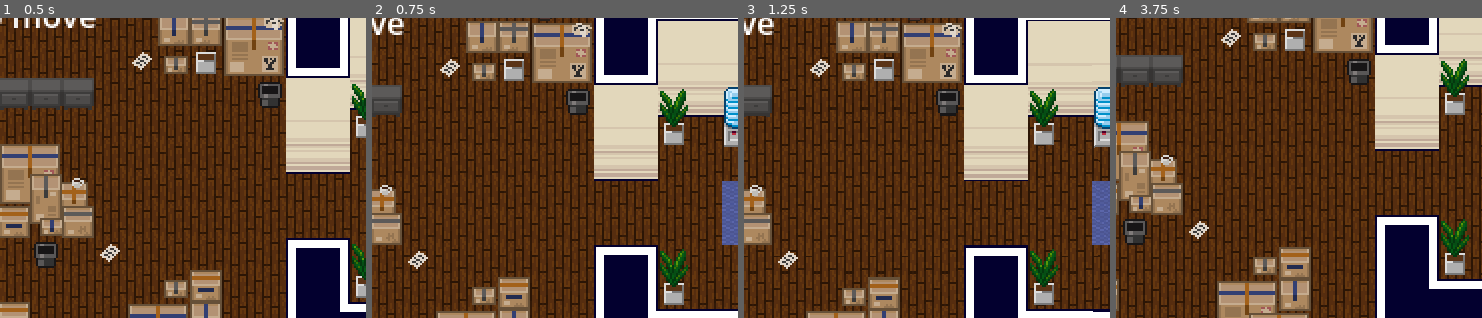
Above: before the commit, frames 1-4 (left to right).
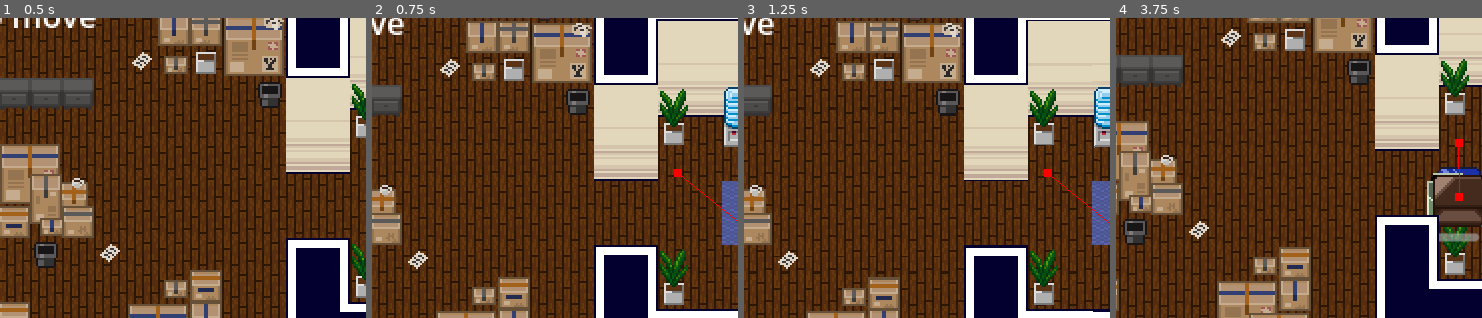
Above: after the commit, the same moments.

Repository: ygda-org/stock-strikers
Game: Godot game, scene res://main/tutorial/tutorial.tscn
The game is run twice, just before and just after one commit, with the same random seed, the same clock (stepped at 60 frames per second) and the same inputs. This scene is started directly instead of the project's main scene. Sound files missing from this copy of the repository are replaced by a short silence.
Inputs (mouse positions are % of the whole screen's width and height, from its top left):
- Up to frame 1 (0.5 s): no input
- Up to frame 2 (0.75 s): tap Enter at 0.5 s; move the mouse to (69, 45) at 0.52 s; hold D (move_right) from 0.53 s (still down); tap Shift (dodge) at 0.6 s
- Up to frame 3 (1.25 s): keep holding D (move_right)
- Up to frame 4 (3.75 s): tap Enter every 0.75 s from 1.25 to 3.5 s; move the mouse to (24, 55) at 1.27 s; release D (move_right) at 1.28 s; hold S (move_down) 1.28-2.03 s; click (24, 55) at 1.35 s; move the mouse to (56, 28) at 2.02 s; hold D (move_right) 2.03-2.78 s; tap Shift (dodge) at 2.1, 3.6 s; move the mouse to (40, 70) at 2.77 s; hold W (move_up) 2.78-3.53 s; click (40, 70) at 2.85 s; move the mouse to (78, 65) at 3.52 s; hold A (move_left) from 3.53 s (still down)
The pictures show only the part of the screen within x 50-100%, y 25-75%; the shares and areas given below are measured in that part.

Frame 1 is identical in both runs. In frame 2, 0.1% of the frame differs, in the area x 82-100%, y 50-68%; in frame 3, 0.1%; in frame 4, 2.5%, in the area x 84-100%, y 40-75%.

Commit message:
enemies are SMART

Diff:
--- a/enemies/money_bag/MoneyBag.tscn
+++ b/enemies/money_bag/MoneyBag.tscn
@@ -169,3 +169,6 @@
 money_on_kill = 35
 max_health = 35
 contact_damage = 20
+
+[node name="NavigationAgent2D" type="NavigationAgent2D" parent="." unique_id=576777107]
+debug_enabled = true
--- a/enemies/money_bag/money_bag.gd
+++ b/enemies/money_bag/money_bag.gd
@@ -8,15 +8,43 @@
 
 var speed: int = 100
 # Called when the node enters the scene tree for the first time.
+
+@onready var navigation_agent: NavigationAgent2D = $NavigationAgent2D
+var movement_delta: float
+
 func _ready() -> void:
 	animation.play("side")
+	navigation_agent.velocity_computed.connect(Callable(_on_velocity_computed))
 
+func set_movement_target(movement_target: Vector2):
+	navigation_agent.set_target_position(movement_target)
+
+func _on_velocity_computed(safe_velocity: Vector2) -> void:
+	velocity = safe_velocity
+	#move_and_slide()
+
+func pathfind(delta : float):
+	# Do not query when the map has never synchronized and is empty.
+	if NavigationServer2D.map_get_iteration_id(navigation_agent.get_navigation_map()) == 0:
+		return
+	if navigation_agent.is_navigation_finished():
+		return
+
+	movement_delta = speed
+	var next_path_position: Vector2 = navigation_agent.get_next_path_position()
+	var new_velocity: Vector2 = global_position.direction_to(next_path_position) * movement_delta
+	if navigation_agent.avoidance_enabled:
+		navigation_agent.set_velocity(new_velocity)
+	else:
+		_on_velocity_computed(new_velocity)
 
 # Called every frame. 'delta' is the elapsed time since the previous frame.
-func _process(delta: float) -> void:
+func _physics_process(delta: float) -> void:
 	if GameState.player and !enemy_component.is_stunned:
-		var distance = GameState.player.global_position - global_position
-		velocity = distance.normalized() * speed
+		#var distance = GameState.player.global_position - global_position
+		#velocity = distance.normalized() * speed
+		set_movement_target(GameState.player.position)
+		pathfind(delta)
 	var collisions = [] # need these 4 lines in every enemy's physics process
 	for i in get_slide_collision_count():
 		collisions.append(get_slide_collision(i))
--- a/enemies/piggy_bank/piggy_bank.gd
+++ b/enemies/piggy_bank/piggy_bank.gd
@@ -16,17 +16,65 @@
 var times := 0
 var is_stopped := false
 
+@onready var navigation_agent: NavigationAgent2D = $NavigationAgent2D
+var movement_delta: float
 
 # Called when the node enters the scene tree for the first time.
 func _ready() -> void:
 	animation.play("side")
+	navigation_agent.velocity_computed.connect(Callable(_on_velocity_computed))
+
+func choose_target() -> Vector2:
+	#var hide_offsets : Array[Vector2] = [
+		#Vector2(0,0),
+		#Vector2(128,0),
+		#Vector2(256,0),
+		#Vector2(0,128),
+		#Vector2(256,128),
+		#Vector2(0,256),
+		#Vector2(128,256),
+		#Vector2(256,256),
+	#]
+	#var player_poz := GameState.player.position
+	#var room_cord : Vector2 = Vector2i(256 * int(position.x / 256), 256 * int(position.y / 256))
+	#var hide_to_dist : Dictionary[Vector2, float] = {}
+	#for off in hide_offsets:
+		#var poz := room_cord + off
+		#hide_to_dist[poz] = (player_poz - poz).length_squared() + (position - poz).length_squared()
+	#var min_dist = hide_to_dist.values().min()
+	#return hide_to_dist.find_key(min_dist)
+	return -(GameState.player.global_position - global_position).normalized() * 50 + global_position
+
+func set_movement_target(movement_target: Vector2):
+	navigation_agent.set_target_position(movement_target)
+
+func _on_velocity_computed(safe_velocity: Vector2) -> void:
+	velocity = safe_velocity
+
+func pathfind():
+	if NavigationServer2D.map_get_iteration_id(navigation_agent.get_navigation_map()) == 0:
+		return
+	if navigation_agent.is_navigation_finished():
+		return
+
+	movement_delta = pig_speed
+	var next_path_position: Vector2 = navigation_agent.get_next_path_position()
+	var new_velocity: Vector2 = global_position.direction_to(next_path_position) * movement_delta
+	if navigation_agent.avoidance_enabled:
+		navigation_agent.set_velocity(new_velocity)
+	else:
+		_on_velocity_computed(new_velocity)
 
 # Called every frame. 'delta' is the elapsed time since the previous frame.
 func _physics_process(_delta: float) -> void:
 	if GameState.player and !enemy_component.is_stunned and !is_stopped:
-		var distance = GameState.player.global_position - global_position
-		velocity = distance.normalized() * pig_speed
+		#var distance = GameState.player.global_position - global_position
+		#velocity = distance.normalized() * pig_speed
+		var target : Vector2 = choose_target()
+		set_movement_target(target)
+		pathfind()
 		choose_anim(velocity)
+		print(0)
 	if is_stopped:
 		velocity = Vector2.ZERO
 	var collisions = [] # need these 4 lines in every enemy's physics process
--- a/enemies/piggy_bank/piggy_bank.tscn
+++ b/enemies/piggy_bank/piggy_bank.tscn
@@ -230,6 +230,9 @@
 max_health = 50
 contact_damage = 5
 
+[node name="NavigationAgent2D" type="NavigationAgent2D" parent="." unique_id=644322210]
+debug_enabled = true
+
 [connection signal="animation_finished" from="Anim" to="." method="_on_anim_animation_finished"]
 [connection signal="frame_changed" from="Anim" to="." method="_on_anim_frame_changed"]
 [connection signal="timeout" from="Timer" to="." method="_on_timer_timeout"]
--- a/enemies/wallet/wallet.gd
+++ b/enemies/wallet/wallet.gd
@@ -10,16 +10,40 @@
 @onready var enemy_component = $EnemyComponent
 @onready var hurtbox:CollisionShape2D = $CollisionShape2D
 
+@onready var navigation_agent: NavigationAgent2D = $NavigationAgent2D
+var movement_delta: float
+
 const BULLET = preload("uid://b3rg1vs3nw1es")
 # Called when the node enters the scene tree for the first time.
 func _ready() -> void:
-	pass # Replace with function body.
+	navigation_agent.velocity_computed.connect(Callable(_on_velocity_computed))
 
+func set_movement_target(movement_target: Vector2):
+	navigation_agent.set_target_position(movement_target)
+
+func _on_velocity_computed(safe_velocity: Vector2) -> void:
+	velocity = safe_velocity
+
+func pathfind():
+	if NavigationServer2D.map_get_iteration_id(navigation_agent.get_navigation_map()) == 0:
+		return
+	if navigation_agent.is_navigation_finished():
+		return
+
+	movement_delta = wallet_speed
+	var next_path_position: Vector2 = navigation_agent.get_next_path_position()
+	var new_velocity: Vector2 = global_position.direction_to(next_path_position) * movement_delta
+	if navigation_agent.avoidance_enabled:
+		navigation_agent.set_velocity(new_velocity)
+	else:
+		_on_velocity_computed(new_velocity)
 
 # Called every frame. 'delta' is the elapsed time since the previous frame.
 func _physics_process(_delta: float) -> void:
 	if GameState.player and !enemy_component.is_stunned and enemy_component.is_alive:
-		velocity = (GameState.player.global_position - global_position).normalized() * wallet_speed
+		#velocity = (GameState.player.global_position - global_position).normalized() * wallet_speed
+		set_movement_target(GameState.player.position)
+		pathfind()
 	var collisions = [] # need these 4 lines in every enemy's physics process
 	for i in get_slide_collision_count():
 		collisions.append(get_slide_collision(i))
--- a/enemies/wallet/wallet.tscn
+++ b/enemies/wallet/wallet.tscn
@@ -231,4 +231,7 @@
 wait_time = 2.0
 autostart = true
 
+[node name="NavigationAgent2D" type="NavigationAgent2D" parent="." unique_id=552904970]
+debug_enabled = true
+
 [connection signal="timeout" from="Timer" to="." method="_on_timer_timeout"]
--- a/level/rooms/room_for_real/nsw3.tscn
+++ b/level/rooms/room_for_real/nsw3.tscn
@@ -4,6 +4,8 @@
 [ext_resource type="Script" uid="uid://chpfeteer6muy" path="res://level/rooms/room.gd" id="1_ty2mg"]
 
 [sub_resource type="NavigationPolygon" id="NavigationPolygon_ty2mg"]
+vertices = PackedVector2Array(134, 90, 166, 90, 166, 230, 90, 230, 90, 166, 100.140625, 106, 26, 166, 26, 106, 122, 84.140625, 134, 74, 122, 74)
+polygons = Array[PackedInt32Array]([PackedInt32Array(0, 1, 2, 3, 4, 5), PackedInt32Array(4, 6, 7, 5), PackedInt32Array(0, 5, 8, 9), PackedInt32Array(9, 8, 10)])
 outlines = Array[PackedVector2Array]([PackedVector2Array(176, 80, 176, 240, 80, 240, 80, 176, 16, 176, 16, 96, 96, 96, 112, 80, 112, 64, 144, 64, 144, 80)])
 
 [node name="Nsw3" type="Node2D" unique_id=522862986]
